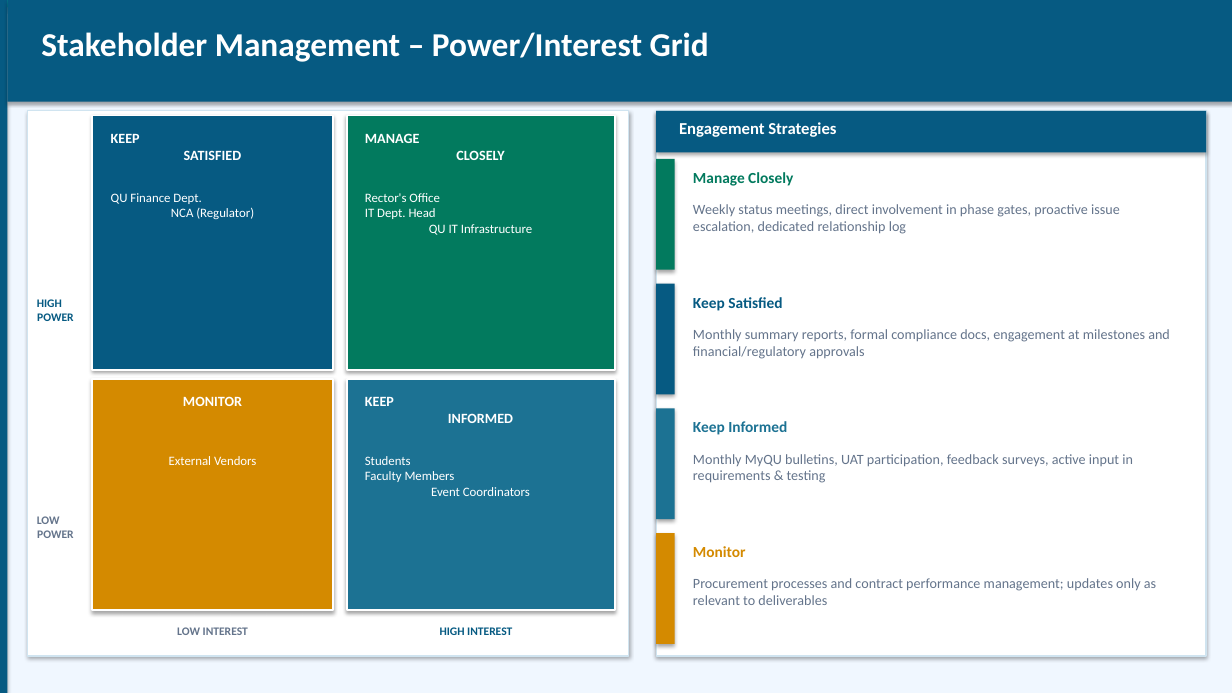
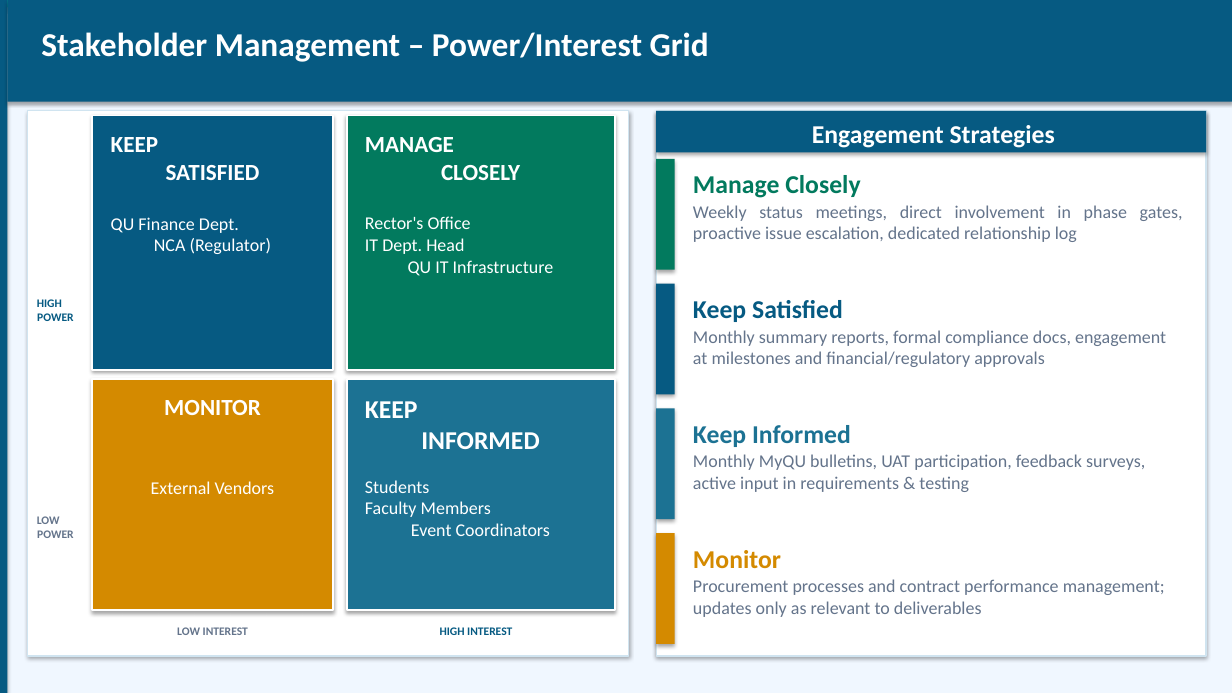
Before and after one commit to shakiliitju/Masters-in-IT, a slide deck: slide 12 of Chapter Two 1447/IT 612 IT Project Management/Project/Presentation/UEMS_Presentation.pptx (slide 10 before the commit). Drawn at 1232x693 pixels with LibreOffice and Linux fonts; fonts in the diff are those of the drawing. Boxes give left, top, right and bottom in pixels: in the first picture for what was removed or moved away, otherwise in the second. Text is boxed around its words. In the diff, an @@ line names an element or a change of style, - is before the commit and + after.

```diff
--- a/Chapter Two 1447/IT 612 IT Project Management/Project/Presentation/UEMS_Presentation.pptx
+++ b/Chapter Two 1447/IT 612 IT Project Management/Project/Presentation/UEMS_Presentation.pptx
@@ text "Engagement Strategies" at <box>812,125,1055,148</box>: size 13 to 20 pt; alignment left to centre @@
@@ text "QU Finance Dept. NCA (Regulator)": place and size @@
-text "QU Finance Dept. NCA (Regulator)" at <box>111,193,254,219</box>
+text "QU Finance Dept. NCA (Regulator)" at <box>111,217,271,254</box>
@@ text "Rector's Office IT Dept. Head ...": place and size @@
-text "Rector's Office IT Dept. Head ..." at <box>365,193,532,235</box>
+text "Rector's Office IT Dept. Head ..." at <box>365,216,554,276</box>
@@ text "Weekly status meetings, direct involvement ..." at <box>693,205,1183,242</box>: size 11 to 14 pt; alignment left to justified @@
@@ size 11 to 18 pt in 3 elements at <box>365,137,520,180</box>, <box>111,137,260,180</box>, <box>164,400,261,415</box> @@
@@ text "KEEP INFORMED" at <box>365,401,539,449</box>: size 11 to 20 pt @@
@@ size 10 to 14 pt in 4 elements at <box>365,480,550,536</box>, <box>365,216,554,276</box>, <box>111,217,271,254</box>, <box>151,481,275,494</box> @@
@@ text "External Vendors": place and size @@
-text "External Vendors" at <box>169,456,256,465</box>
+text "External Vendors" at <box>151,481,275,494</box>
@@ text "Students Faculty Members Event Coordinators": place and size @@
-text "Students Faculty Members Event Coordinators" at <box>365,456,530,496</box>
+text "Students Faculty Members Event Coordinators" at <box>365,480,550,536</box>
@@ size 12 to 20 pt in 4 elements at <box>693,175,860,198</box>, <box>693,300,843,322</box>, <box>693,425,851,447</box>, <box>693,550,781,568</box> @@
@@ size 11 to 14 pt in 3 elements at <box>693,330,1166,367</box>, <box>693,454,1145,492</box>, <box>693,579,1165,617</box> @@
```
Also in this commit, not shown: 5 other slides changed, 2 slides added, 9 other files.
